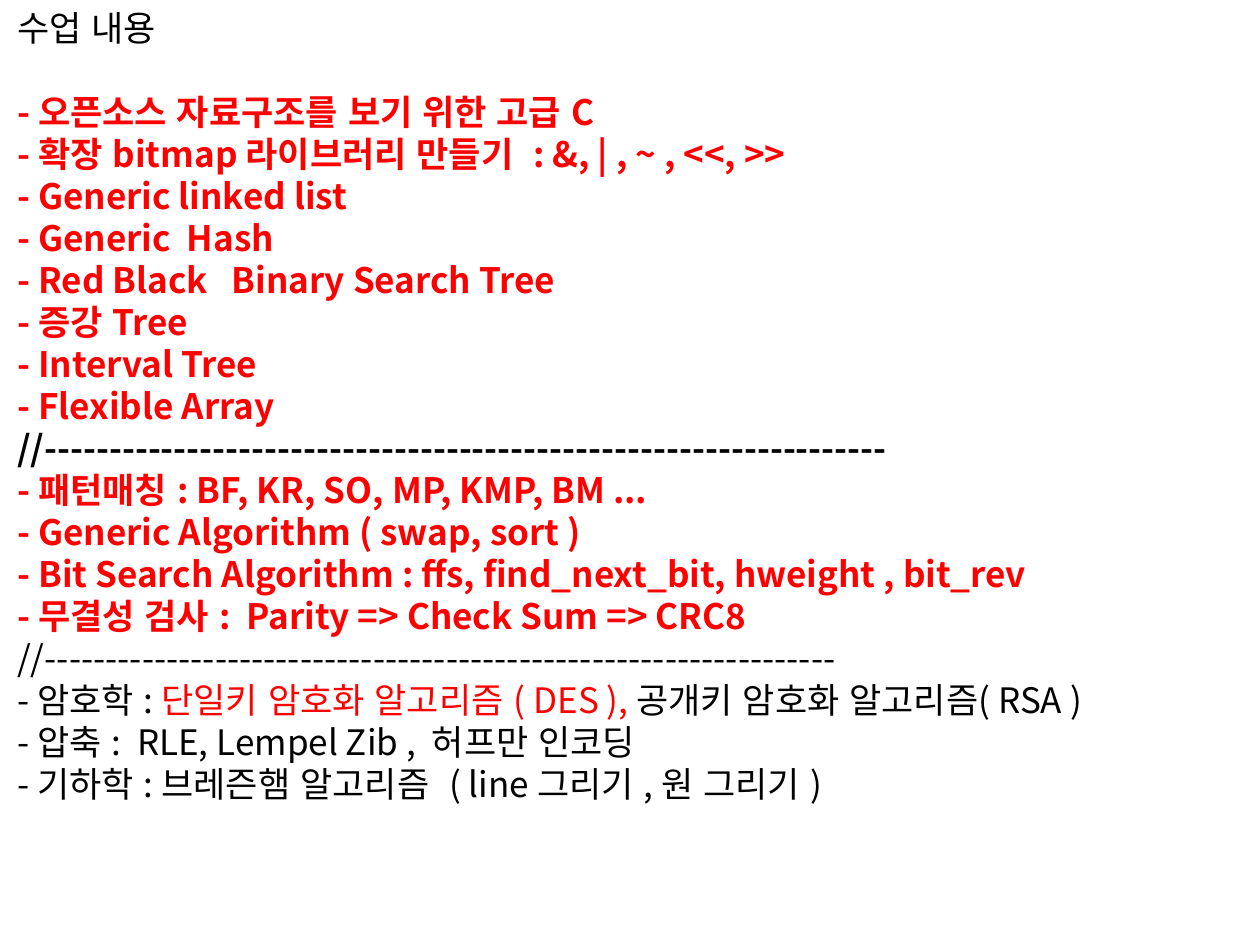
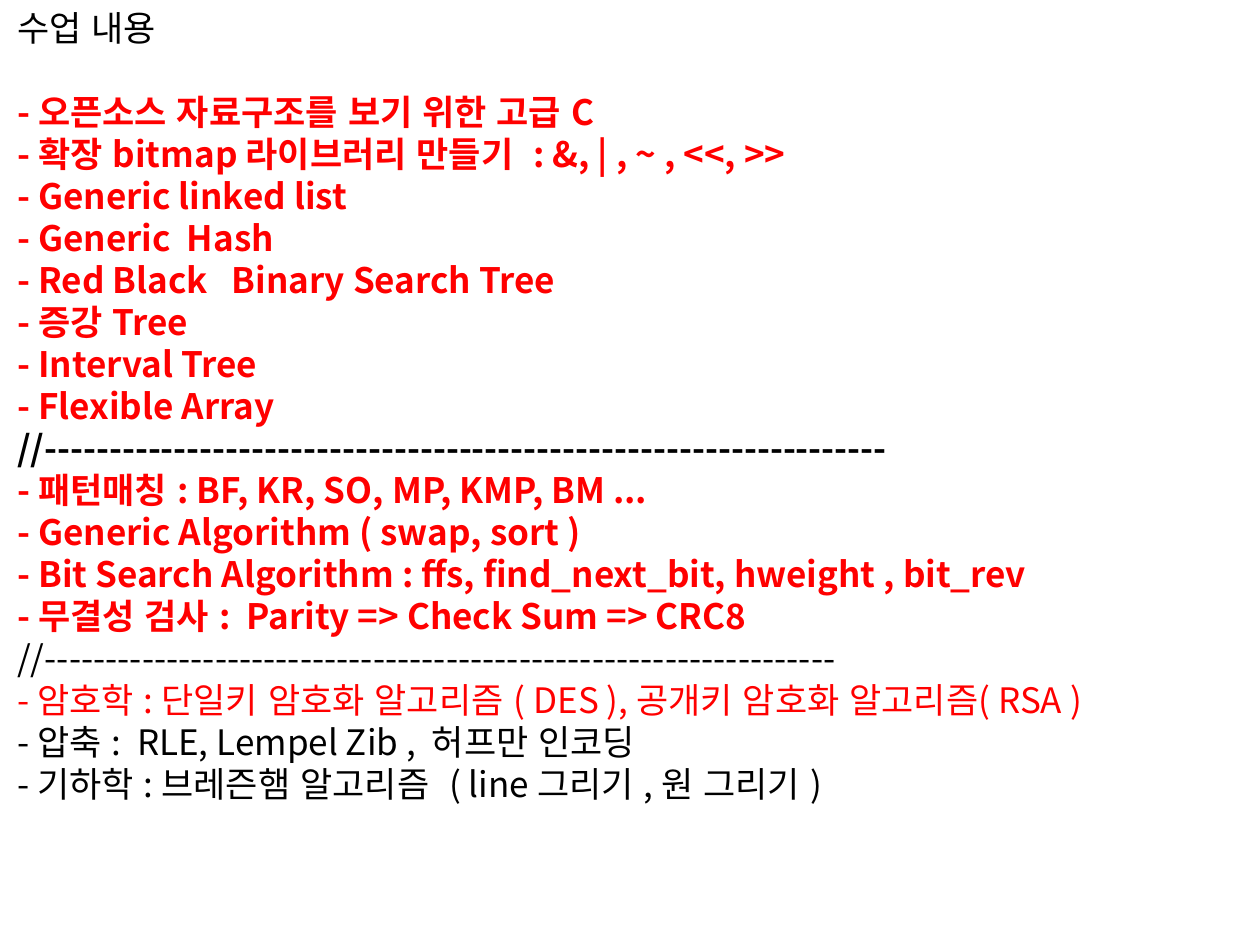
Before and after one commit to chisun-joung/osdsalgo_c, a slide deck: slide 2 of 05_day.pptx. Drawn at 1260x945 pixels with LibreOffice and Linux fonts; fonts in the diff are those of the drawing. Boxes give left, top, right and bottom in pixels: in the first picture for what was removed or moved away, otherwise in the second. Text is boxed around its words. In the diff, an @@ line names an element or a change of style, - is before the commit and + after.

```diff
--- a/05_day.pptx
+++ b/05_day.pptx
@@ text at [37,684,1062,720]: text colour #000000 to #FF0000 in "- 암호학 : 공개키 암호화 알고리즘( RSA ..." @@
```
Also in this commit, not shown: 4 slides added, 2 other files.
